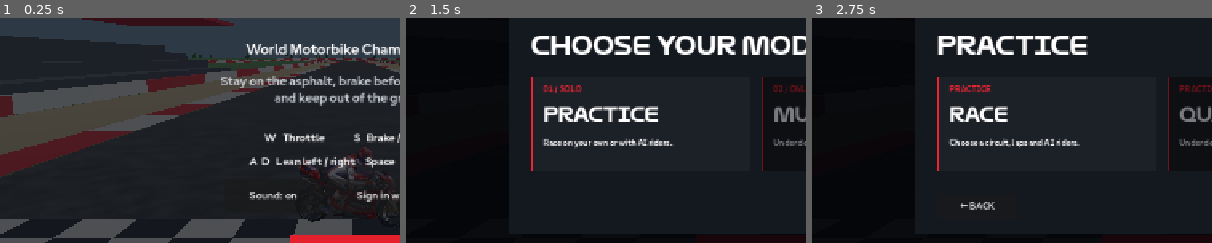
Above: before the commit, frames 1-3 (left to right).
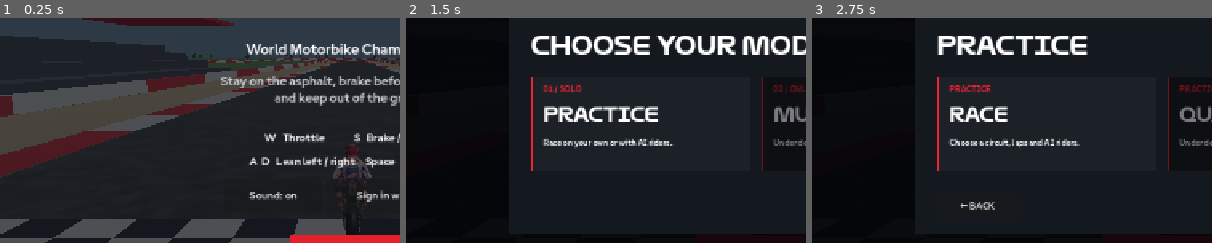
Above: after the commit, the same moments.

Repository: Ahad00010/WMC
Game: Godot game, scene res://main.tscn
The game is run twice, just before and just after one commit, with the same random seed, the same clock (stepped at 60 frames per second) and the same inputs.
Inputs:
- Up to frame 1 (0.25 s): no input
- Up to frame 2 (1.5 s): click "PLAY" at 0.5 s; click "PLAY" at 1.25 s
- Up to frame 3 (2.75 s): click "01 / SOLO" at 2 s
The pictures show only the part of the screen within x 6-56%, y 28-78%; the shares and areas given below are measured in that part.

The runs differ from the first frame. In frame 1, 0.9% of the frame differs, in the area x 74-98%, y 56-97%; in frame 2, less than 0.1%; in frame 3, less than 0.1%.

Commit message:
Improve HUD sizing, control contrast and race start
Co-authored-by: arena-agent <297053741+arena-agent@users.noreply.github.com>

Diff:
--- /dev/null
+++ b/native-prototype/assets/check-off.svg
@@ -0,0 +1 @@
+<svg xmlns="http://www.w3.org/2000/svg" width="28" height="28" viewBox="0 0 28 28"><rect x="2" y="2" width="24" height="24" rx="3" fill="#202630" stroke="#d5dbe3" stroke-width="2"/></svg>
--- /dev/null
+++ b/native-prototype/assets/check-on.svg
@@ -0,0 +1 @@
+<svg xmlns="http://www.w3.org/2000/svg" width="28" height="28" viewBox="0 0 28 28"><rect x="2" y="2" width="24" height="24" rx="3" fill="#e4202c" stroke="#ff5961" stroke-width="2"/><path d="M7 14l5 5 9-10" fill="none" stroke="white" stroke-width="3" stroke-linecap="round" stroke-linejoin="round"/></svg>
--- /dev/null
+++ b/native-prototype/assets/slider-thumb.svg
@@ -0,0 +1 @@
+<svg xmlns="http://www.w3.org/2000/svg" width="26" height="26" viewBox="0 0 26 26"><circle cx="13" cy="13" r="11" fill="#e4202c" stroke="#ffffff" stroke-width="2"/></svg>
--- a/native-prototype/main.gd
+++ b/native-prototype/main.gd
@@ -383,6 +383,7 @@
  countdown_clock = 0.0
  if start_lights:
   start_lights.visible = false
+  start_lights.modulate.a = 1.0
  if race_tower:
   race_tower.reset()
  for rider in ai_riders:
@@ -394,6 +395,8 @@
  bike.position = track[0] + Vector3.UP * 0.05
  var direction := (track[1] - track[0]).normalized()
  heading = atan2(direction.x, direction.z)
+ bike.rotation.y = heading
+ visual.rotation.z = 0.0
  camera.position = bike.position - direction * 7.0 + Vector3.UP * 3.0
  camera.look_at(bike.position + direction * 7.0 + Vector3.UP, Vector3.UP)
  speed = 0.0
@@ -541,7 +544,9 @@
    if not countdown and start_lights.visible:
     start_lights.clock += dt
     start_lights.queue_redraw()
-    if start_lights.clock >= LIGHTS_SCRIPT.RELEASE_TIME + 0.65:
+    var fade := clampf((start_lights.clock - LIGHTS_SCRIPT.RELEASE_TIME - 0.2) / 0.65, 0.0, 1.0)
+    start_lights.modulate.a = 1.0 - fade
+    if fade >= 1.0:
      start_lights.visible = false
   else:
    hud.text = "%d KM/H    |    %02d:%02d    |    %d FPS" % [roundi(speed * 3.6), int(elapsed) / 60, int(elapsed) % 60, Engine.get_frames_per_second()]
@@ -560,6 +565,16 @@
  var hashtags := {"sepang":"#MalaysianGP", "silverstone":"#BritishGP", "assen":"#DutchGP", "brno":"#CzechGP", "monza":"#ItalianGP", "jerez":"#SpanishGP"}
  var progress := clampf((player_progress - (lap - 1) * track.size()) / track.size(), 0.0, 1.0)
  race_tower.update_standings(order, lap, race_laps, progress, player_finished, hashtags.get(circuit_id, "#WMC"))
+ _resize_race_tower()
+
+func _resize_race_tower() -> void:
+ if not controls or not race_tower or race_tower.size.y <= 0.0:
+  return
+ # Keep the tower readable, but leave room for the steering pads below it.
+ var height_available := maxf(180.0, controls.size.y - 190.0)
+ var factor := minf(1.5, height_available / race_tower.size.y)
+ factor = minf(factor, controls.size.x * 0.30 / race_tower.size.x)
+ race_tower.scale = Vector2.ONE * maxf(0.75, factor)
 
 func _standings() -> Array:
  var entries: Array = [{"id":"player", "name": str(profile.get("display_name", "RIDER")), "number":str(profile.get("rid …(191 unchanged characters)…
@@ -605,15 +620,16 @@
  controls = Control.new()
  layer.add_child(controls)
  controls.set_anchors_and_offsets_preset(Control.PRESET_FULL_RECT)
+ controls.resized.connect(_resize_race_tower)
  controls.visible = false
- hud = _label(controls, "", 16, Vector2.ZERO)
+ hud = _label(controls, "", 19, Vector2.ZERO)
  hud.anchor_left = 0.5
  hud.anchor_right = 0.5
  hud.anchor_top = 1.0
  hud.anchor_bottom = 1.0
  hud.offset_left = -350
  hud.offset_right = 350
- hud.offset_top = -48
+ hud.offset_top = -52
  hud.offset_bottom = -8
  hud.horizontal_alignment = HORIZONTAL_ALIGNMENT_CENTER
  race_tower = TOWER_SCRIPT.new()
@@ -633,10 +649,10 @@
  controls.add_child(mini_map)
  mini_map.anchor_left = 1.0
  mini_map.anchor_right = 1.0
- mini_map.offset_left = -300
+ mini_map.offset_left = -330
  mini_map.offset_right = -30
  mini_map.offset_top = 82
- mini_map.offset_bottom = 245
+ mini_map.offset_bottom = 260
  mini_map.mouse_filter = Control.MOUSE_FILTER_IGNORE
  mini_map.show_riders = true
  mini_map.set_points(track)
@@ -931,6 +947,7 @@
  countdown = true
  countdown_clock = 0.0
  start_lights.clock = 0.0
+ start_lights.modulate.a = 1.0
  start_lights.visible = true
  if fill:
   _spawn_ai()
--- a/native-prototype/race_menu.gd
+++ b/native-prototype/race_menu.gd
@@ -4,6 +4,9 @@
 const MAP = preload("res://circuit_map.gd")
 const DISPLAY_FONT = preload("res://assets/MGPDisplay-Medium.otf")
 const TEXT_FONT = preload("res://assets/MGPText-Bold.ttf")
+const CHECK_OFF = preload("res://assets/check-off.svg")
+const CHECK_ON = preload("res://assets/check-on.svg")
+const SLIDER_THUMB = preload("res://assets/slider-thumb.svg")
 const NAMES = {"sepang":"PETRONAS SEPANG\nINTERNATIONAL CIRCUIT", "silverstone":"SILVERSTONE CIRCUIT", "assen":"TT CIRCUIT ASSEN", "brno":"AUTOMOTODROM BRNO\nCIRCUIT", "monza":"AUTODROMO NAZIONALE\nMONZA", "jerez":"CIRCUITO DE JEREZ"}
 var page := "mode"
 var card: Control
@@ -132,6 +135,14 @@
  if disabled:
   choice.modulate = Color(0.48, 0.48, 0.5, 1.0)
 
+func _outlined_style(background: Color, border: Color, border_width := 2) -> StyleBoxFlat:
+ var style := StyleBoxFlat.new()
+ style.bg_color = background
+ style.border_color = border
+ style.set_border_width_all(border_width)
+ style.set_corner_radius_all(3)
+ return style
+
 func _make_circuits() -> void:
  _label(body, "Race laps (1–10)", 19, Vector2(0, 0))
  laps_label = _label(body, "3", 22, Vector2(420, 0))
@@ -141,6 +152,17 @@
  lap_slider.min_value = 1
  lap_slider.max_value = 10
  lap_slider.step = 1
+ var rail := _outlined_style(Color("69717e"), Color("939ba7"), 1)
+ rail.content_margin_top = 4
+ rail.content_margin_bottom = 4
+ var filled := _outlined_style(Color("ed2534"), Color("ed2534"), 1)
+ filled.content_margin_top = 4
+ filled.content_margin_bottom = 4
+ lap_slider.add_theme_stylebox_override("slider", rail)
+ lap_slider.add_theme_stylebox_override("grabber_area", filled)
+ lap_slider.add_theme_stylebox_override("grabber_area_highlight", filled)
+ lap_slider.add_theme_icon_override("grabber", SLIDER_THUMB)
+ lap_slider.add_theme_icon_override("grabber_highlight", SLIDER_THUMB)
  lap_slider.value = selected_laps
  laps_label.text = str(selected_laps)
  lap_slider.value_changed.connect(func(value):
@@ -154,6 +176,11 @@
  speed_choice.size = Vector2(175, 48)
  speed_choice.add_theme_font_override("font", TEXT_FONT)
  speed_choice.add_theme_font_size_override("font_size", 17)
+ var select_style := _outlined_style(Color("242a33"), Color("aab2bd"))
+ var select_hover := _outlined_style(Color("343c48"), Color("f34752"))
+ speed_choice.add_theme_stylebox_override("normal", select_style)
+ speed_choice.add_theme_stylebox_override("hover", select_hover)
+ speed_choice.add_theme_stylebox_override("pressed", select_hover)
  for factor in range(1, 5):
   speed_choice.add_item("%dx  %s" % [factor, "NORMAL" if factor == 1 else ""])
  speed_choice.select(selected_speed - 1)
@@ -164,6 +191,11 @@
   var x := (index % 3) * 316
   var y := 80 + int(index / 3) * 158
   var choice := _button(body, "", Vector2(x, y), Vector2(305, 148), 14)
+  var tile := _outlined_style(Color("20252d"), Color("818b98"))
+  var tile_highlight := _outlined_style(Color("313946"), Color("fa3945"), 3)
+  choice.add_theme_stylebox_override("normal", tile)
+  choice.add_theme_stylebox_override("hover", tile_highlight)
+  choice.add_theme_stylebox_override("pressed", tile_highlight)
   var map = MAP.new()
   map.position = Vector2(45, 3)
   map.size = Vector2(215, 86)
@@ -183,6 +215,9 @@
  ai_check.text = "Fill grid with AI riders (9 AI, 10 riders total)"
  ai_check.position = Vector2(0, 400)
  ai_check.size = Vector2(700, 54)
+ ai_check.add_theme_icon_override("unchecked", CHECK_OFF)
+ ai_check.add_theme_icon_override("checked", CHECK_ON)
+ ai_check.add_theme_constant_override("h_separation", 10)
  ai_check.add_theme_font_override("font", TEXT_FONT)
  ai_check.add_theme_font_size_override("font_size", 17)
  body.add_child(ai_check)
--- a/native-prototype/race_smoke.gd
+++ b/native-prototype/race_smoke.gd
@@ -62,6 +62,13 @@
   if game.track.size() < 100 or game.circuit_id != id or game.mini_map.points.size() != game.track.size():
    _fail("Circuit did not build: " + id)
    return
+ # Visible states are explicit, not dependent on a device's dark default theme.
+ if not game.race_menu.ai_check.has_theme_icon_override("checked") or not game.race_menu.ai_check.has_theme_icon_override("unchecked") or game.race_menu.ai_check.get_theme_icon("checked") == game.race_menu.ai_check.get_theme_icon("unchecked"):
+  _fail("AI checkbox states are not distinct")
+  return
+ if not game.race_menu.lap_slider.has_theme_stylebox_override("slider") or not game.race_menu.lap_slider.has_theme_icon_override("grabber") or not game.race_menu.speed_choice.has_theme_stylebox_override("normal"):
+  _fail("Slider or speed dropdown lacks visible styling")
+  return
  # Start from the actual circuit button signal, exercising the menu values.
  await process_frame
  var circuit_items = game.race_menu.body.get_children()
@@ -82,10 +89,21 @@
  if circuit_button == null:
   _fail("No clickable circuit selection")
   return
+ if not circuit_button.has_theme_stylebox_override("normal") or circuit_button.get_theme_stylebox("normal").border_width_left < 1:
+  _fail("Circuit tiles lack visible borders")
+  return
  circuit_button.pressed.emit()
  await create_timer(0.6).timeout
  if not game.active or not game.racing or game.race_laps != 2 or game.speed_factor != 2 or game.ai_riders.size() != 9 or not game.mini_map.show_riders:
   _fail("Race selection did not start with selected settings")
+  return
+ # The bike must already face down the selected straight before movement.
+ if absf(angle_difference(game.bike.rotation.y, game.heading)) > 0.001:
+  _fail("Bike starts sideways")
+  return
+ var tower_bottom: float = game.race_tower.position.y + game.race_tower.size.y * game.race_tower.scale.y
+ if game.race_tower.scale.x <= 1.0 or tower_bottom > game.controls.size.y - 145:
+  _fail("Race tower did not scale up while leaving room for controls")
   return
  # Countdown must freeze all riders and the race clock, including when paused.
  if not game.countdown or not game.start_lights.visible or game.start_lights.lit_count() < 1 or game.mini_map.opponents.size() != 9 or game.race_tower.rows.size() != 10:
@@ -120,6 +138,14 @@
  game._physics_process(1.0)
  if game.countdown or game.start_lights.lit_count() != 0 or game.elapsed != 0:
   _fail("Lights did not go out before the race began")
+  return
+ game._process(0.4)
+ if not game.start_lights.visible or game.start_lights.modulate.a <= 0.0 or game.start_lights.modulate.a >= 1.0:
+  _fail("GO lights did not gradually fade")
+  return
+ game._process(0.8)
+ if game.start_lights.visible:
+  _fail("GO lights did not disappear after fading")
   return
  # Website-style lap display, progress bar, footer and finished rider indicators.
  game.race_laps = 3
--- a/native-prototype/smoke.gd
+++ b/native-prototype/smoke.gd
@@ -93,6 +93,18 @@
   push_error("Native bike failed to accelerate")
   quit(1)
   return
+ # Reset must immediately align bike and camera, before the next physics frame.
+ game.bike.rotation.y = 1.9
+ game.visual.rotation.z = 0.7
+ game._reset()
+ if absf(angle_difference(game.bike.rotation.y, game.heading)) > 0.001 or absf(game.visual.rotation.z) > 0.001:
+  push_error("Reset did not align the bike to the grid")
+  quit(1)
+  return
+ game.active = true
+ game.touch["accelerate"] = true
+ for i in range(120):
+  game._physics_process(1.0 / 60.0)
  var before_brake: float = game.speed
  var before_position: Vector3 = game.bike.position
  var key := InputEventKey.new()
